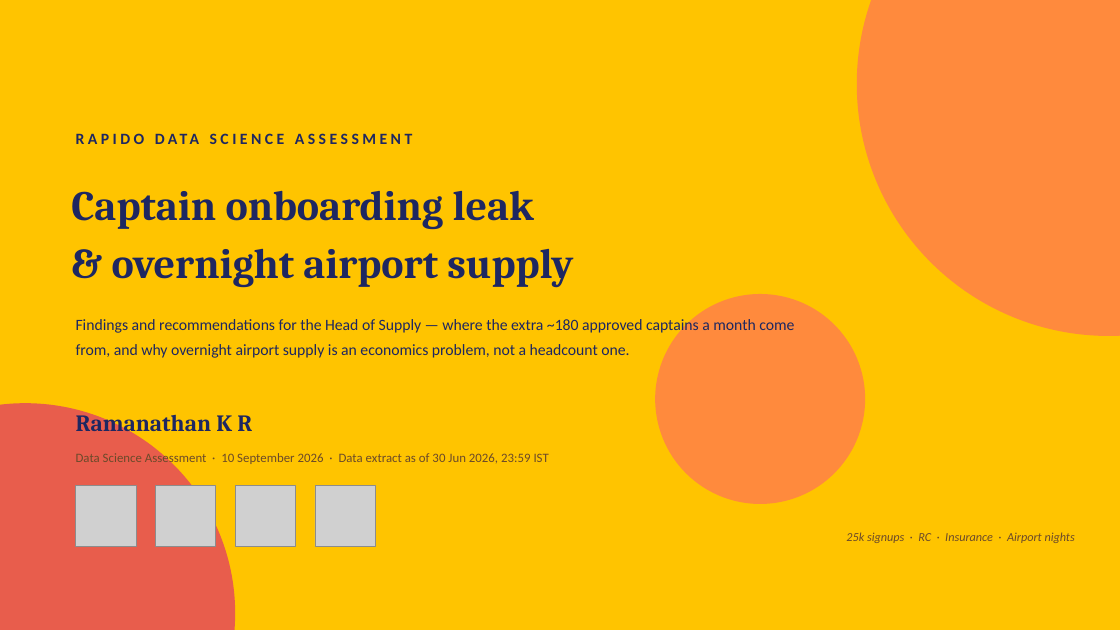
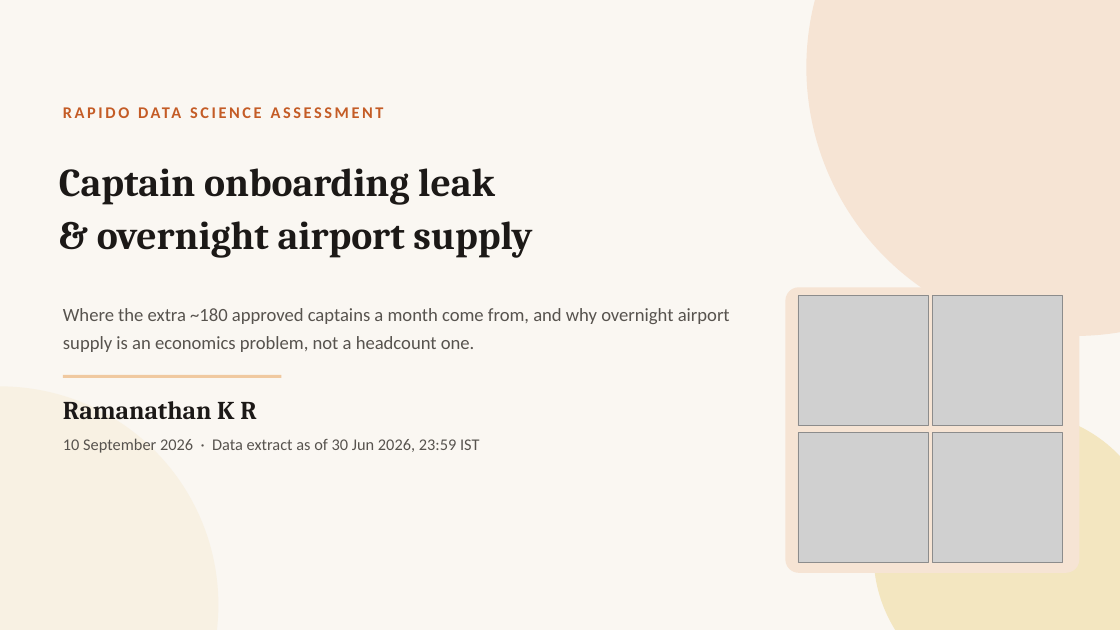
Before and after one commit to KRRamanathan/Project_R, a slide deck: slide 1 of DECK.pptx. Drawn at 1120x630 pixels with LibreOffice and Linux fonts; fonts in the diff are those of the drawing; grey boxes stand for pictures. Boxes give left, top, right and bottom in pixels: in the first picture for what was removed or moved away, otherwise in the second. Text is boxed around its words. In the diff, an @@ line names an element or a change of style, - is before the commit and + after.

```diff
--- a/DECK.pptx
+++ b/DECK.pptx
@@ background #FFC400 to #FAF7F2 @@
@@ ellipse: place and size @@
-ellipse at [857,0,1120,336]
+ellipse at [807,0,1120,336]
@@ ellipse at [807,0,1120,336]: fill #FF8A3D to #F6E4D4 @@
@@ text "RAPIDO DATA SCIENCE ASSESSMENT": place and size @@
-text "RAPIDO DATA SCIENCE ASSESSMENT" at [76,122,916,154]
+text "RAPIDO DATA SCIENCE ASSESSMENT" at [63,97,861,127]
@@ text "RAPIDO DATA SCIENCE ASSESSMENT" at [63,97,861,127]: size 13.5 to 14 pt, text colour #1E2761 to #C45C26, letter spacing 3 to 2.2 pt @@
@@ text "Captain onboarding leak": place and size @@
-text "Captain onboarding leak" at [71,190,573,288]
+text "Captain onboarding leak" at [59,168,532,258]
@@ text "Captain onboarding leak" at [59,168,532,258]: size 36 to 34 pt, text colour #1E2761 to #1C1917; line spacing 1.15 to 1.12 @@
@@ rounded rectangle added at [786,287,1080,573], fill #F6E4D4 @@
@@ picture added at [798,296,928,426] @@
@@ picture added at [933,296,1063,426] @@
@@ text at [63,308,730,352]: text changed; size 13.5 to 16 pt; text colour #1E2761 to #57534E @@
-Findings and recommendations for the Head of Supply — where the extra ~180 approved captains a month come from, and why overnight airport supply is an economics problem, not a headcount one.
+Where the extra ~180 approved captains a month come from, and why overnight airport supply is an economics problem, not a headcount one.
@@ ellipse: place and size @@
-ellipse at [0,403,235,630]
+ellipse at [0,386,218,630]
@@ ellipse at [0,386,218,630]: fill #E85D4C to #F8F1E3 @@
@@ line moved from (76, 386) - (328, 386) to (63, 376) - (281, 376) @@
@@ line (63, 376) - (281, 376): stroke #FFC400 2.5 pt to #F0C9A0 2.5 pt @@
@@ text "Ramanathan K R": place and size @@
-text "Ramanathan K R" at [76,409,252,435]
+text "Ramanathan K R" at [63,401,256,420]
@@ text "Ramanathan K R" at [63,401,256,420]: size 20 to 22 pt, text colour #1E2761 to #1C1917 @@
@@ ellipse: place and size @@
-ellipse at [655,294,865,504]
+ellipse at [874,412,1120,630]
@@ ellipse at [874,412,1120,630]: fill #FF8A3D to #F3E6C0 @@
@@ text at [63,438,479,453]: text changed; size 11 to 14 pt; text colour #6B4A2A to #57534E @@
-Data Science Assessment · 10 September 2026 · Data extract as of 30 Jun 2026, 23:59 IST
+10 September 2026 · Data extract as of 30 Jun 2026, 23:59 IST
@@ picture added at [798,433,928,563] @@
@@ picture added at [933,433,1063,563] @@
@@ picture removed at [76,486,136,546] @@
@@ picture removed at [155,486,216,546] @@
@@ picture removed at [235,486,296,546] @@
@@ picture removed at [315,486,376,546] @@
@@ text removed at [846,532,1075,543] @@
-25k signups · RC · Insurance · Airport nights
```
Also in this commit, not shown: 6 other slides changed, 18 other files.
